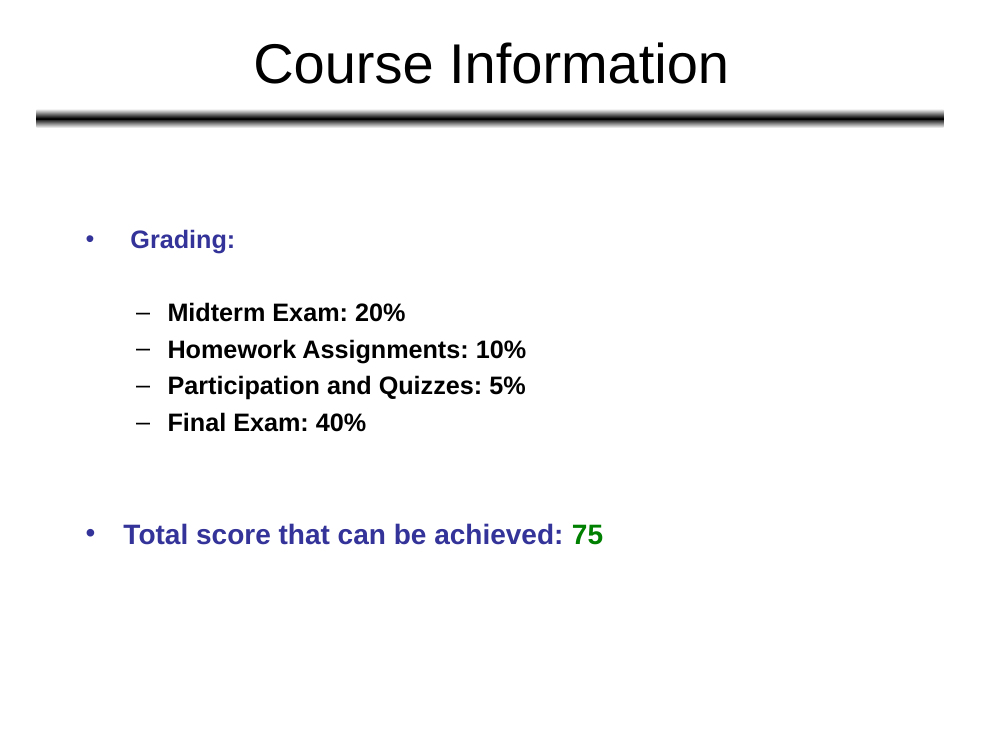
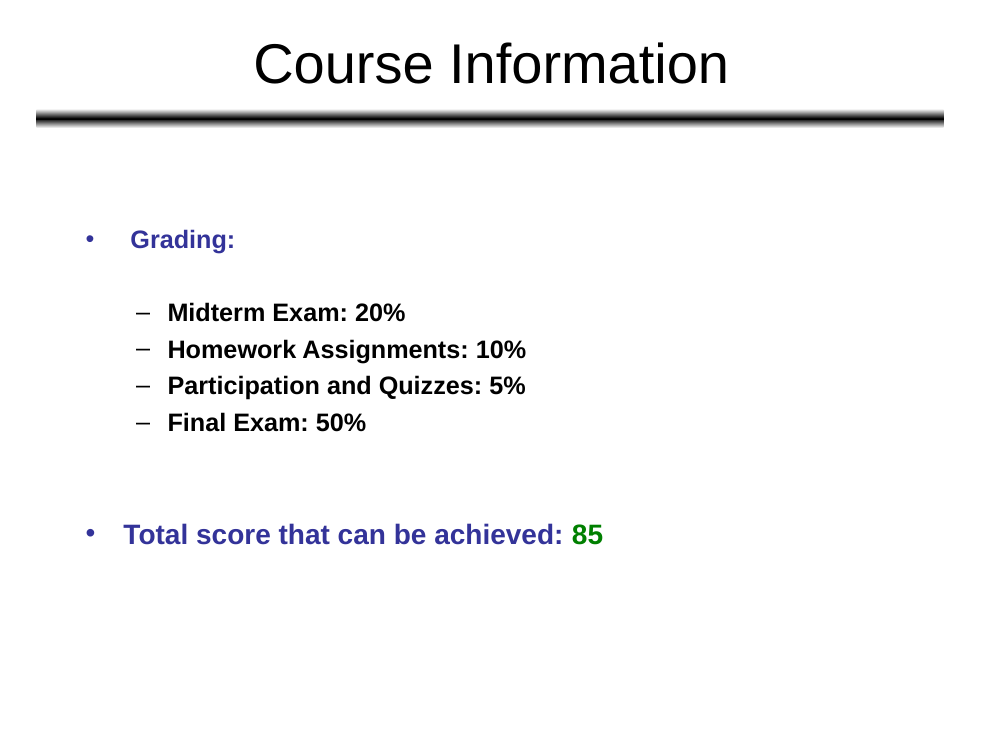
Before and after one commit to HatimAlsuwat/HatimAlsuwat.github.io, a slide deck: slide 5 of algorithms/Lecture 1.ppt. Drawn at 1008x756 pixels with LibreOffice and Linux fonts; fonts in the diff are those of the drawing. Boxes give left, top, right and bottom in pixels: in the first picture for what was removed or moved away, otherwise in the second. Text is boxed around its words. In the diff, an @@ line names an element or a change of style, - is before the commit and + after.

```diff
--- a/algorithms/Lecture 1.ppt
+++ b/algorithms/Lecture 1.ppt
@@ text at box(123, 412, 603, 545): text changed @@
-  – Final Exam: 40%
-• Total score that can be achieved: 75
+  – Final Exam: 50%
+• Total score that can be achieved: 85
```
Also in this commit, not shown: 1 other file.
